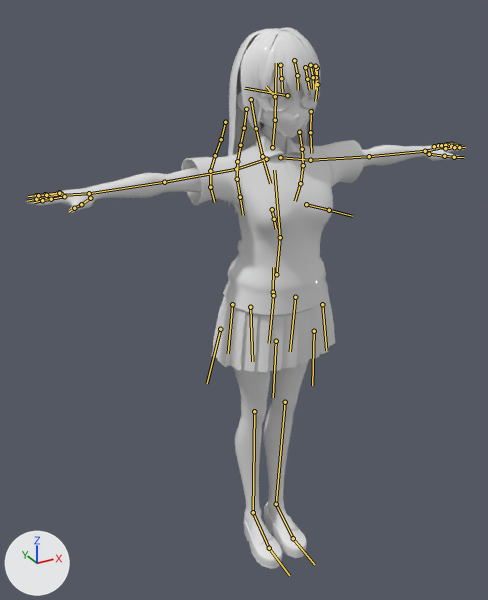
A saved change to the FBX model Lawrence's Project/Assets/Imported/ArisaNew/_FBX/Arisa.fbx.
The view is the same before and after, from a 50 mm lens placed at (-0.942, -1.537, 1.677), pointed at (-0.055, 0.075, 0.87). Arrows for +X, +Y and +Z are at lower left; the lights stay in place. The bones that bend it are drawn over the model as lines.

The first picture shows 'Body'.
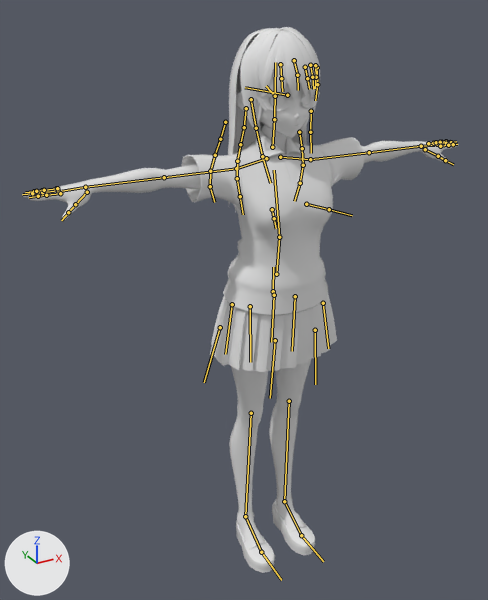
The newer file adds an action. The first version stands in its rest pose; the second is drawn at frame 1 of the action 'mixamo.com'.

Location of each change, [x1, y1, x2, y2] in pixels of the pictures (488 x 600 px):
'Body', posed
    before: [27, 27, 466, 569]
    after: [23, 27, 459, 573]
bone 'Right leg', root to tip
    before: (250, 307) to (252, 361)
    after: (250, 306) to (250, 362)
bone 'Left leg', root to tip
    before: (295, 297) to (290, 351)
    after: (295, 296) to (292, 351)
bone 'Right arm', root to tip
    before: (236, 169) to (164, 182)
    after: (236, 168) to (164, 177)
bone 'Right elbow', root to tip
    before: (164, 182) to (89, 193)
    after: (164, 177) to (85, 187)
bone 'Right wrist', root to tip
    before: (89, 193) to (65, 195)
    after: (85, 187) to (61, 191)
bone 'Thumb0_R', root to tip
    before: (90, 198) to (81, 204)
    after: (87, 192) to (75, 204)
bone 'RingFinger1_R', root to tip
    before: (59, 192) to (45, 194)
    after: (56, 188) to (42, 190)
bone 'MiddleFinger1_R', root to tip
    before: (61, 194) to (46, 197)
    after: (58, 190) to (42, 192)
bone 'LittleFinger1_R', root to tip
    before: (59, 193) to (46, 195)
    after: (57, 188) to (44, 190)
bone 'IndexFinger1_R', root to tip
    before: (64, 196) to (51, 199)
    after: (60, 193) to (46, 195)
bone 'Left arm', root to tip
    before: (310, 160) to (369, 156)
    after: (310, 159) to (369, 152)
bone 'Left elbow', root to tip
    before: (369, 156) to (425, 151)
    after: (369, 152) to (421, 146)
bone 'Left wrist', root to tip
    before: (425, 151) to (439, 148)
    after: (421, 146) to (434, 145)
bone 'Thumb0_L', root to tip
    before: (429, 154) to (444, 156)
    after: (425, 149) to (438, 156)
bone 'RingFinger1_L', root to tip
    before: (438, 145) to (447, 144)
    after: (433, 143) to (441, 142)
bone 'MiddleFinger1_L', root to tip
    before: (442, 146) to (451, 146)
    after: (437, 144) to (446, 143)
bone 'LittleFinger1_L', root to tip
    before: (434, 146) to (441, 145)
    after: (428, 143) to (436, 142)
bone 'IndexFinger1_L', root to tip
    before: (445, 148) to (454, 147)
    after: (440, 146) to (448, 145)

The edits, one by one:
Object 'Armature' (bone_rig_object) moves from (0.0, 0.0, 0.0) to (0.0, 0.002, 0.001).
Bone 'Right leg' (bone_right_leg) turns from (0, 0, 0) to (-1, 0, 2) degrees about its own x, y and z.
Bone 'Left leg' (bone_left_leg) turns from (0, 0, 0) to (-1, 0, -2) degrees about its own x, y and z.
Bone 'Right arm' (bone_right_arm) turns from (0, 0, 0) to (2, 0, 0) degrees about its own x, y and z.
Bone 'Right elbow' (bone_right_elbow) turns from (0, 0, 0) to (-3, 0, -4) degrees about its own x, y and z.
Bone 'Right wrist' (bone_right_wrist) turns from (0, 0, 0) to (-7, -2, 1) degrees about its own x, y and z.
Bone 'Thumb0_R' (bone_thumb0_r) turns from (0, 0, 0) to (-14, -2, -14) degrees about its own x, y and z.
Bone 'RingFinger1_R' (bone_ringfinger1_r) turns from (0, 0, 0) to (8, 0, 4) degrees about its own x, y and z.
Bone 'MiddleFinger1_R' (bone_middlefinger1_r) turns from (0, 0, 0) to (9, 0, 1) degrees about its own x, y and z.
Bone 'LittleFinger1_R' (bone_littlefinger1_r) turns from (0, 0, 0) to (8, 0, 4) degrees about its own x, y and z.
Bone 'IndexFinger1_R' (bone_indexfinger1_r) turns from (0, 0, 0) to (7, 0, -5) degrees about its own x, y and z.
Bone 'Left arm' (bone_left_arm) turns from (0, 0, 0) to (2, 0, 0) degrees about its own x, y and z.
Bone 'Left elbow' (bone_left_elbow) turns from (0, 0, 0) to (-3, 0, 4) degrees about its own x, y and z.
Bone 'Left wrist' (bone_left_wrist) turns from (0, 0, 0) to (-7, 2, -1) degrees about its own x, y and z.
Bone 'Thumb0_L' (bone_thumb0_l) turns from (0, 0, 0) to (-14, 2, 14) degrees about its own x, y and z.
Bone 'RingFinger1_L' (bone_ringfinger1_l) turns from (0, 0, 0) to (8, 0, -4) degrees about its own x, y and z.
Bone 'MiddleFinger1_L' (bone_middlefinger1_l) turns from (0, 0, 0) to (9, 0, -1) degrees about its own x, y and z.
Bone 'LittleFinger1_L' (bone_littlefinger1_l) turns from (0, 0, 0) to (8, 0, -4) degrees about its own x, y and z.
Bone 'IndexFinger1_L' (bone_indexfinger1_l) turns from (0, 0, 0) to (7, 0, 5) degrees about its own x, y and z.
